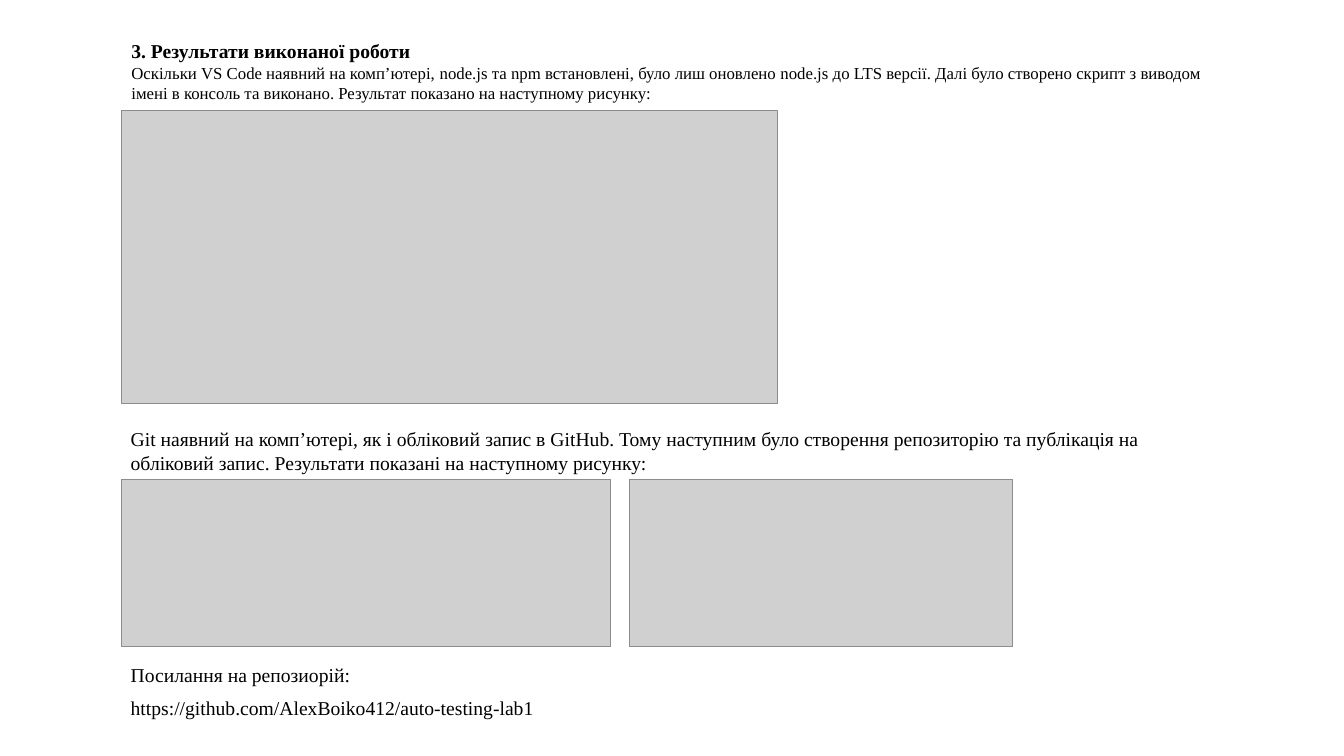
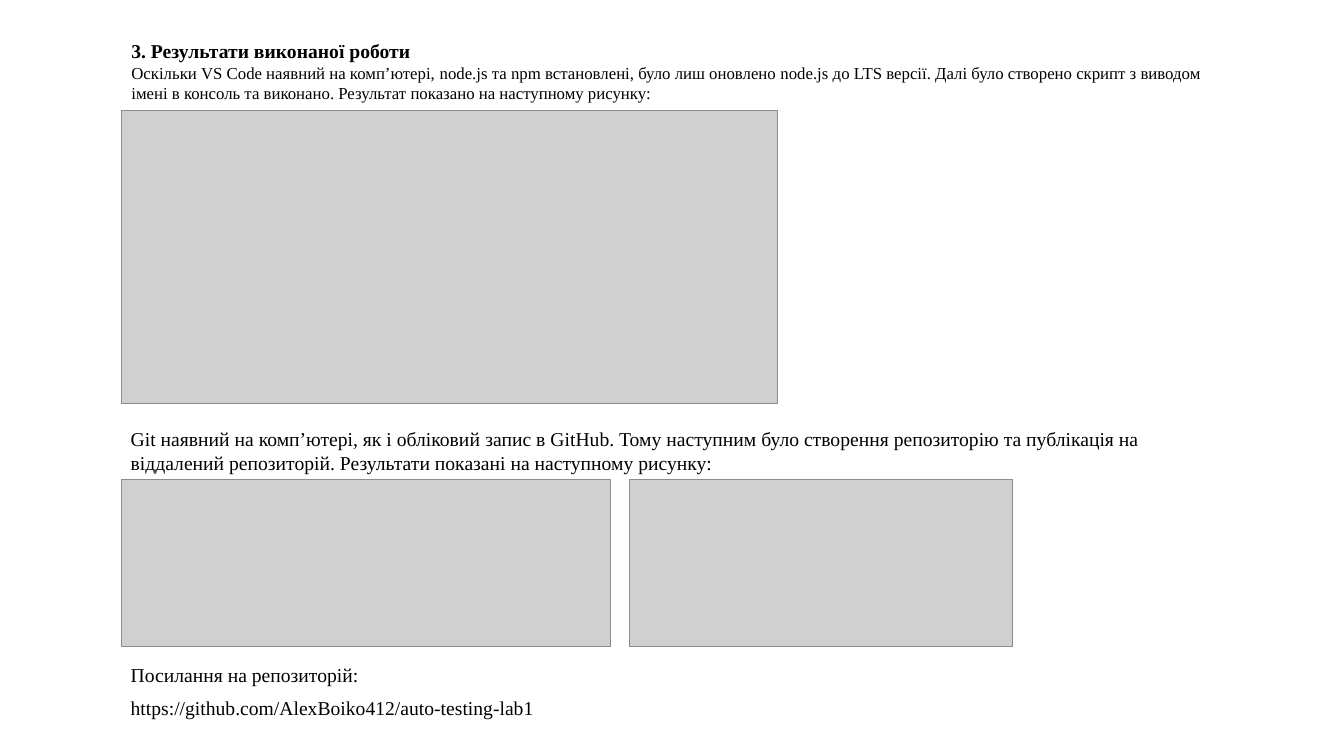
Before and after one commit to AlexBoiko412/auto-testing-lab1, a slide deck: slide 3 of Лабораторна_1.pptx. Drawn at 1344x756 pixels with LibreOffice and Linux fonts; fonts in the diff are those of the drawing; grey boxes stand for pictures. Boxes give left, top, right and bottom in pixels: in the first picture for what was removed or moved away, otherwise in the second. Text is boxed around its words. In the diff, an @@ line names an element or a change of style, - is before the commit and + after.

Commit message:
changed presentation

```diff
--- a/Лабораторна_1.pptx
+++ b/Лабораторна_1.pptx
@@ text at (x1=131, y1=432, x2=1138, y2=475): text changed @@
-Git наявний на комп’ютері, як і обліковий запис в GitHub. Тому наступним було створення репозиторію та публікація на обліковий запис. Результати показані на наступному рисунку:
+Git наявний на комп’ютері, як і обліковий запис в GitHub. Тому наступним було створення репозиторію та публікація на віддалений репозиторій. Результати показані на наступному рисунку:
@@ text at (x1=131, y1=668, x2=358, y2=687): text changed @@
-Посилання на репозиорій:
+Посилання на репозиторій:
```
Also in this commit, not shown: 1 other slide changed.
